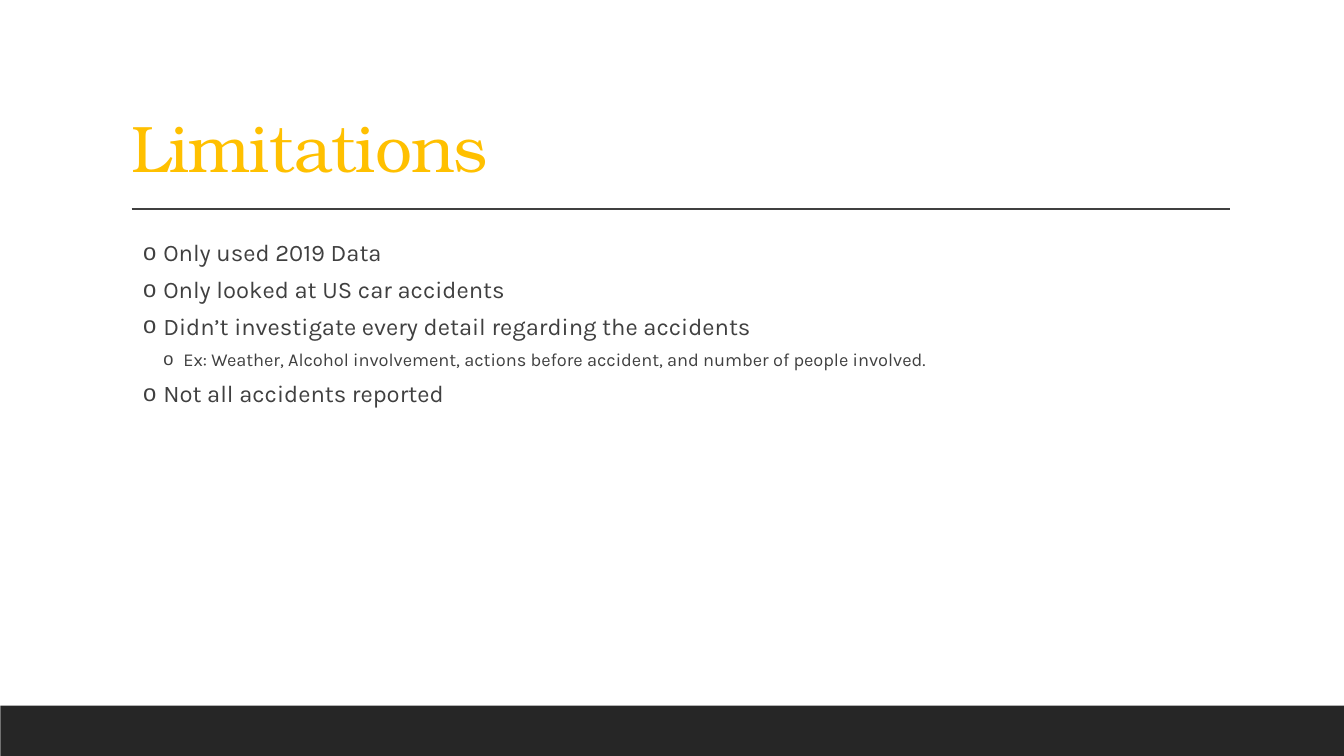
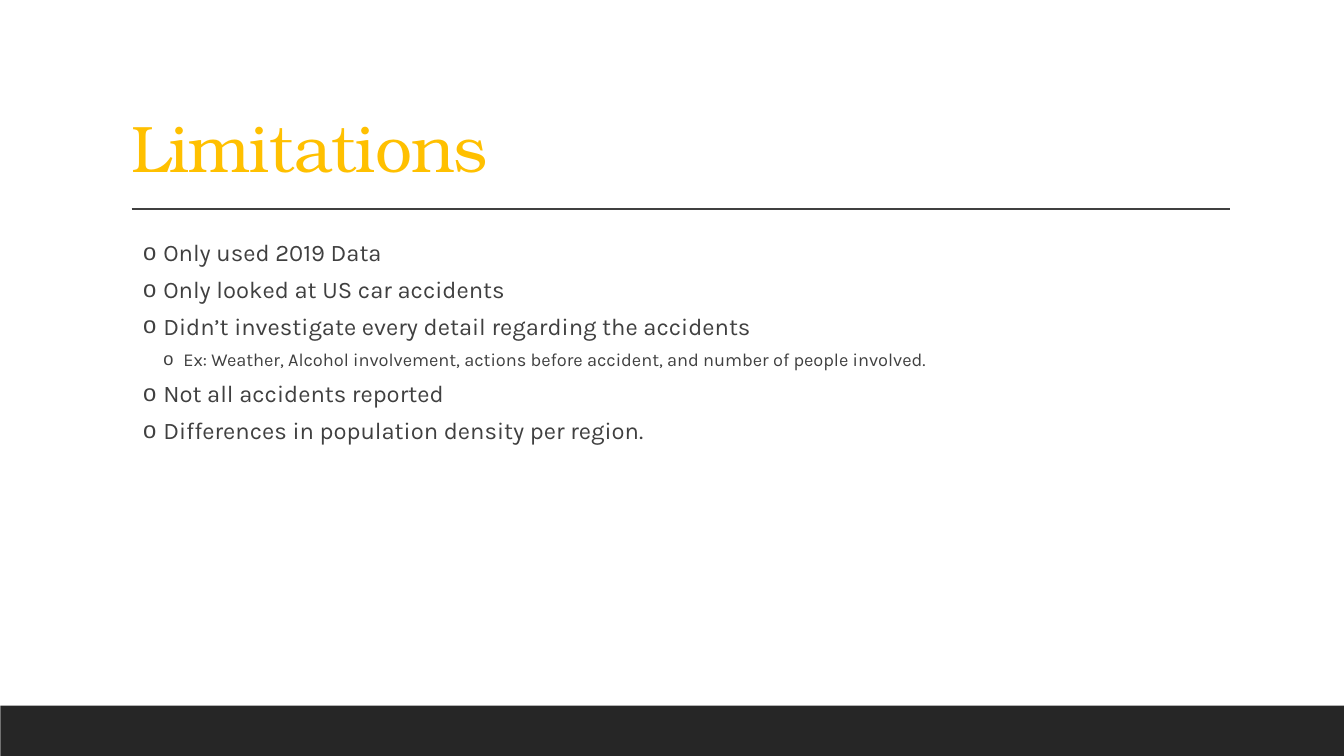
Before and after one commit to jonyang6483/Project-3-Traffic-Accidents, a slide deck: slide 10 of Proj 3 PP.pptx. Drawn at 1344x756 pixels with LibreOffice and Linux fonts; fonts in the diff are those of the drawing. Boxes give left, top, right and bottom in pixels: in the first picture for what was removed or moved away, otherwise in the second. Text is boxed around its words. In the diff, an @@ line names an element or a change of style, - is before the commit and + after.

```diff
--- a/Proj 3 PP.pptx
+++ b/Proj 3 PP.pptx
@@ text at bbox=[163, 422, 643, 445]: paragraph added @@
+  o Differences in population density per region.
```
Also in this commit, not shown: 3 other slides changed, 5 other files.
